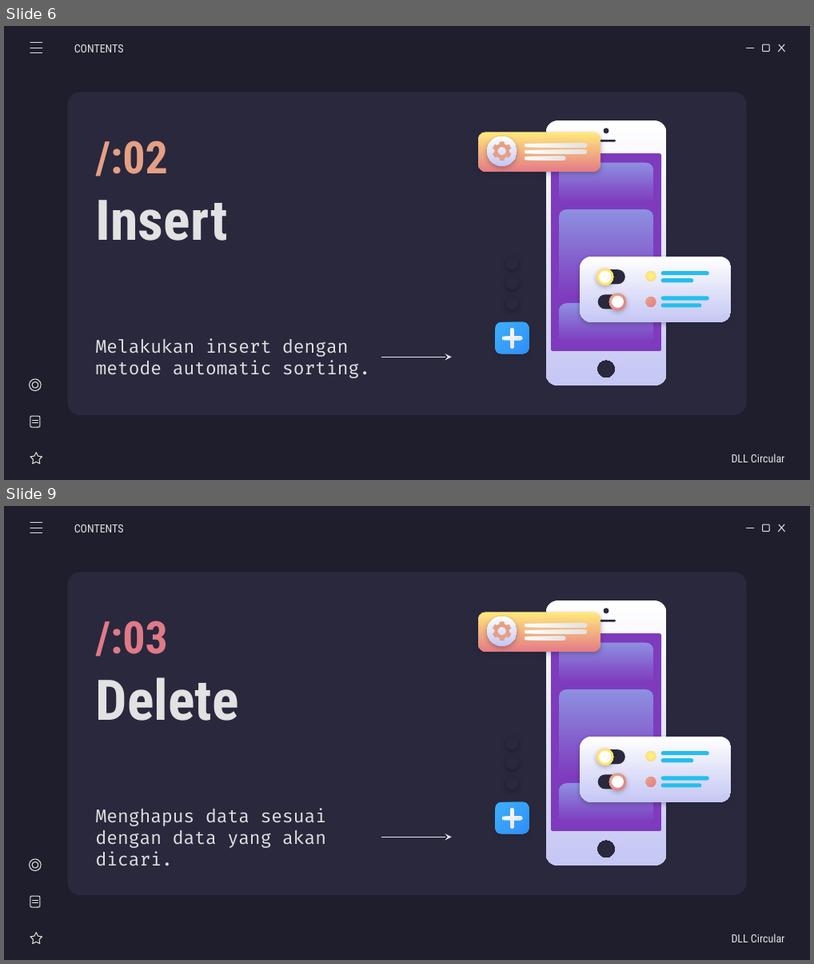
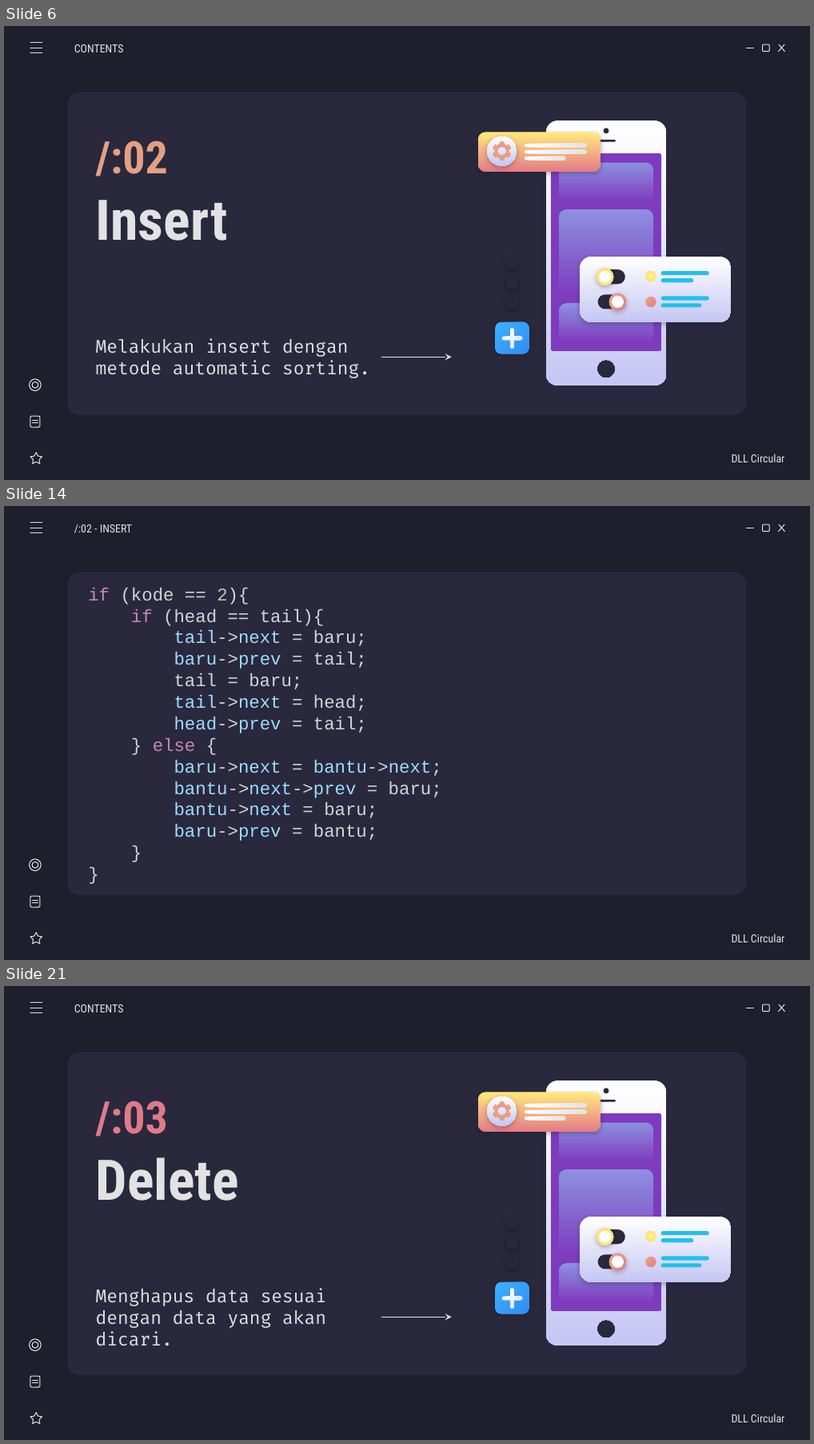
Before and after one commit to weztcy/Semester-3, a slide deck: Struktur Data/List Game - Kelompok 5.pptx. Shown one above the other, each under a label of ours: slides 6 and 9 before the commit, slides 6, 14 and 21 after it; the slides between them are not shown. The pictures are 814x964 and 814x1444 pixels, drawn with LibreOffice and Linux fonts; fonts in the diff are those of the drawing. Boxes give left, top, right and bottom in pixels: in the first picture for what was removed or moved away, otherwise in the second. Text is boxed around its words. In the diff, an @@ line names an element or a change of style, - is before the commit and + after.

```diff
--- a/Struktur Data/List Game - Kelompok 5.pptx
+++ b/Struktur Data/List Game - Kelompok 5.pptx
@@ slide 14 added at (4,506,810,960), background #1E1E2C; not listed: 5 template elements that a slide beside it also shows @@
@@ line added from (30, 523) to (42, 523), #E2E2E2 0.75 pt @@
@@ line added from (30, 528) to (42, 528), #E2E2E2 0.75 pt @@
@@ subtitle added at (74,524,132,533), 10 pt, text #E2E2E2 @@
+/:02 - INSERT
@@ line added from (30, 533) to (42, 533), #E2E2E2 0.75 pt @@
@@ subtitle added at (88,588,442,840), 16 pt, text #D4D4D4 @@
+if (kode == 2){
+if (head == tail){
+tail->next = baru;
+baru->prev = tail;
+tail = baru;
+tail->next = head;
+head->prev = tail;
+} else {
+baru->next = bantu->next;
+bantu->next->prev = baru;
+bantu->next = baru;
+baru->prev = bantu;
+}
+}
@@ group added at (29,858,42,943): 2 lines, 2 ellipses, 1 star, 1 rounded rectangle @@
@@ subtitle added at (732,933,786,942), 10 pt, text #E2E2E2 @@
+DLL Circular
@@ what was slide 9 is now slide 21 @@
```
Also in this commit, not shown: 4 slides changed, 12 other slides added, 4 other files.
